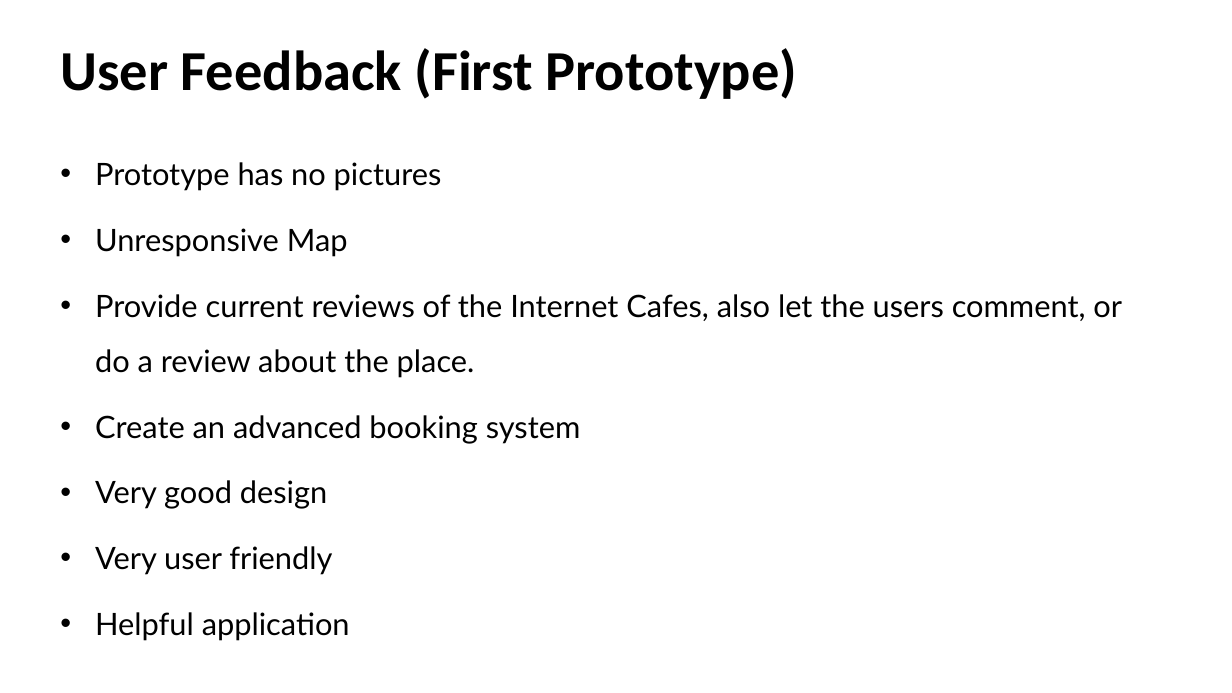
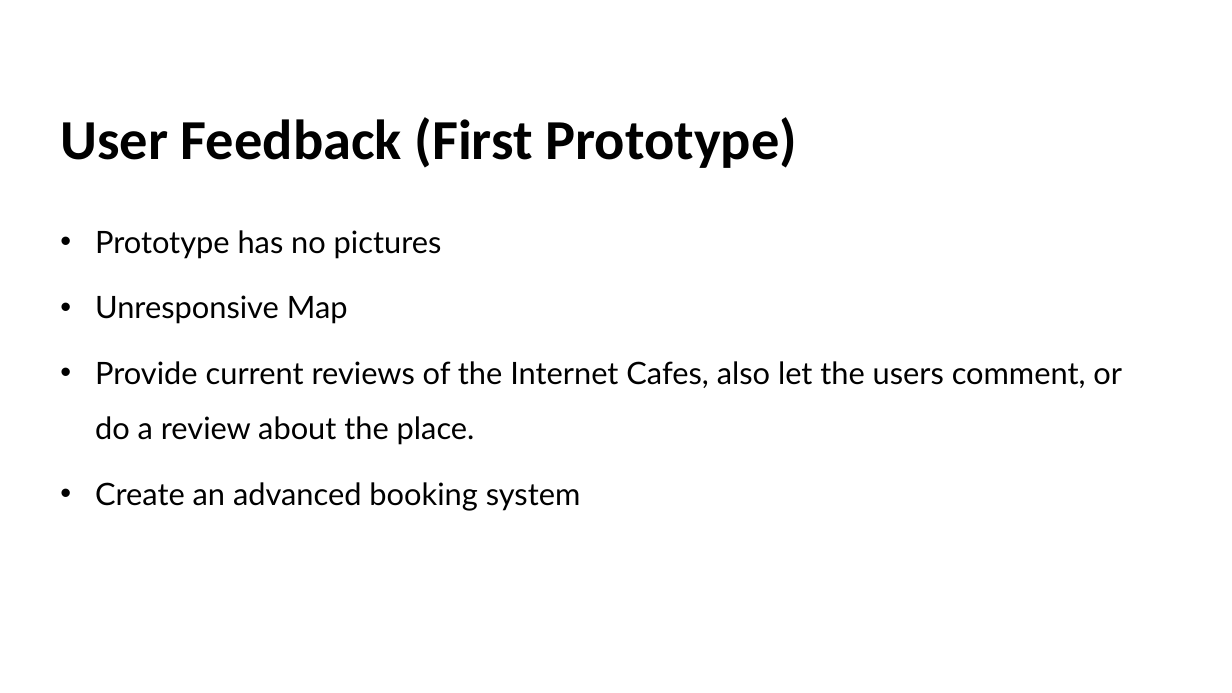
Before and after one commit to dbeler2/userdessf181-A1-dbeler2-jbermudo, a slide deck: slide 16 of userdes.pptx. Drawn at 1232x693 pixels with LibreOffice and Linux fonts; fonts in the diff are those of the drawing. Boxes give left, top, right and bottom in pixels: in the first picture for what was removed or moved away, otherwise in the second. Text is boxed around its words. In the diff, an @@ line names an element or a change of style, - is before the commit and + after.

Commit message:
added paper prototype

```diff
--- a/userdes.pptx
+++ b/userdes.pptx
@@ text "User Feedback (First Prototype)": place and size @@
-text "User Feedback (First Prototype)" at <box>60,48,797,99</box>
+text "User Feedback (First Prototype)" at <box>60,117,797,168</box>
@@ text "Prototype has no pictures": place and size @@
-text "Prototype has no pictures" at <box>95,162,1122,641</box>
+text "Prototype has no pictures" at <box>95,230,1122,511</box>
@@ text at <box>95,480,350,641</box>: paragraphs removed @@
-• Very good design
-• Very user friendly
-• Helpful application
```
Also in this commit, not shown: 1 other slide changed.
